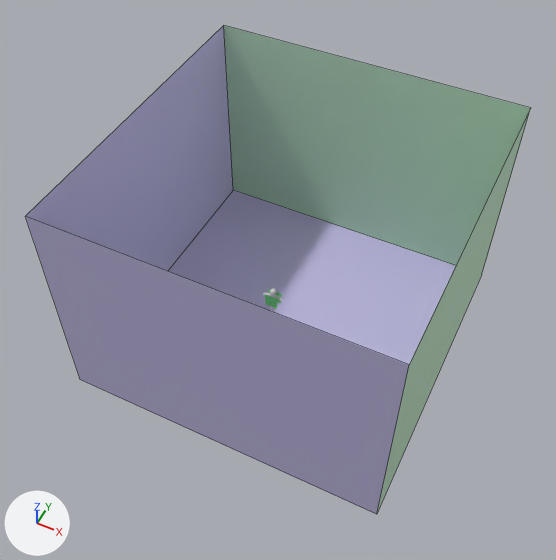
Renders of the Blender file blender_files/cloth_4_buttons_fastened_distractions.blend from each side of a commit.
Rendered twice from a 50 mm lens placed at (40.9, -123.5, 170.8), pointed at (-19.7, -2.4, 19.4). The lights are fixed; the arrows at lower left show +X, +Y and +Z. The picture after the commit comes second. Mesh edges are drawn as thin lines on the coarser meshes.
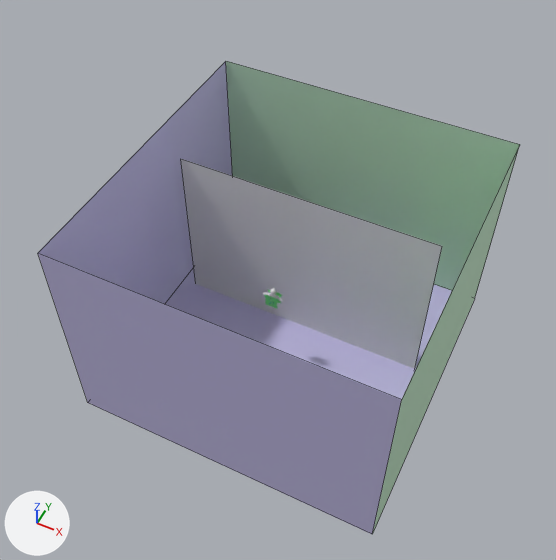
Boxes (x1, y1, x2, y2) around the edits, measured in the pictures (556 x 560 px):
'Plane.003', moved
    before: (25, 25, 530, 515)
    after: (38, 61, 520, 534)
'background', added
    after: (181, 159, 442, 369)

What changed in the scene script:
```text
Add mat_background:
    mat_background = principled_material('background')
    mat_background.base_color = (0.8, 0.8, 0.8)  # white #e7e7e7
Add me_plane_006:
    me_plane_006.from_pydata([(-1.0, -1.0, 0.0), (1.0, -1.0, 0.0), (-1.0, 1.0, 0.0), (1.0, 1.0, 0.0)], [], [(0, 1, 3, 2)])
    me_plane_006.materials.append(mat_background)  # its picture is missing
Change ob_plane_003:
    ob_plane_003.location: (-16.3, 0.0, 0.0) -> (-16.3, 0.0, -11.1)
Add ob_background:
    ob_background = bpy.data.objects.new('background', me_plane_006)
    ob_background.location = (-18.0, 9.0, 9.7)
    ob_background.rotation_euler = (1.571, 0.0, 0.0)  # degrees (90, 0, 0)
    ob_background.scale = (36.4, 29.5, 1.0)
```
